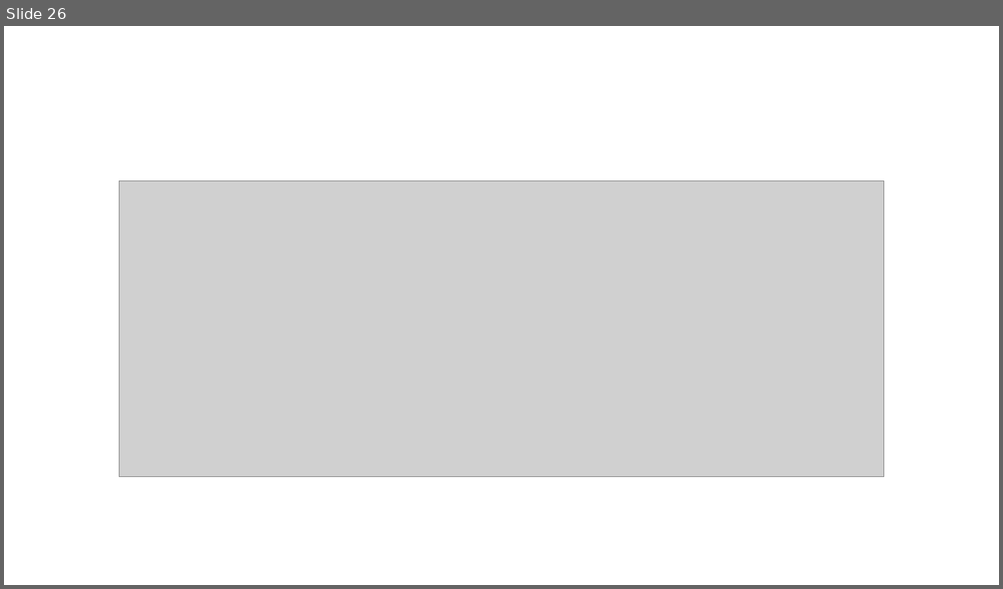
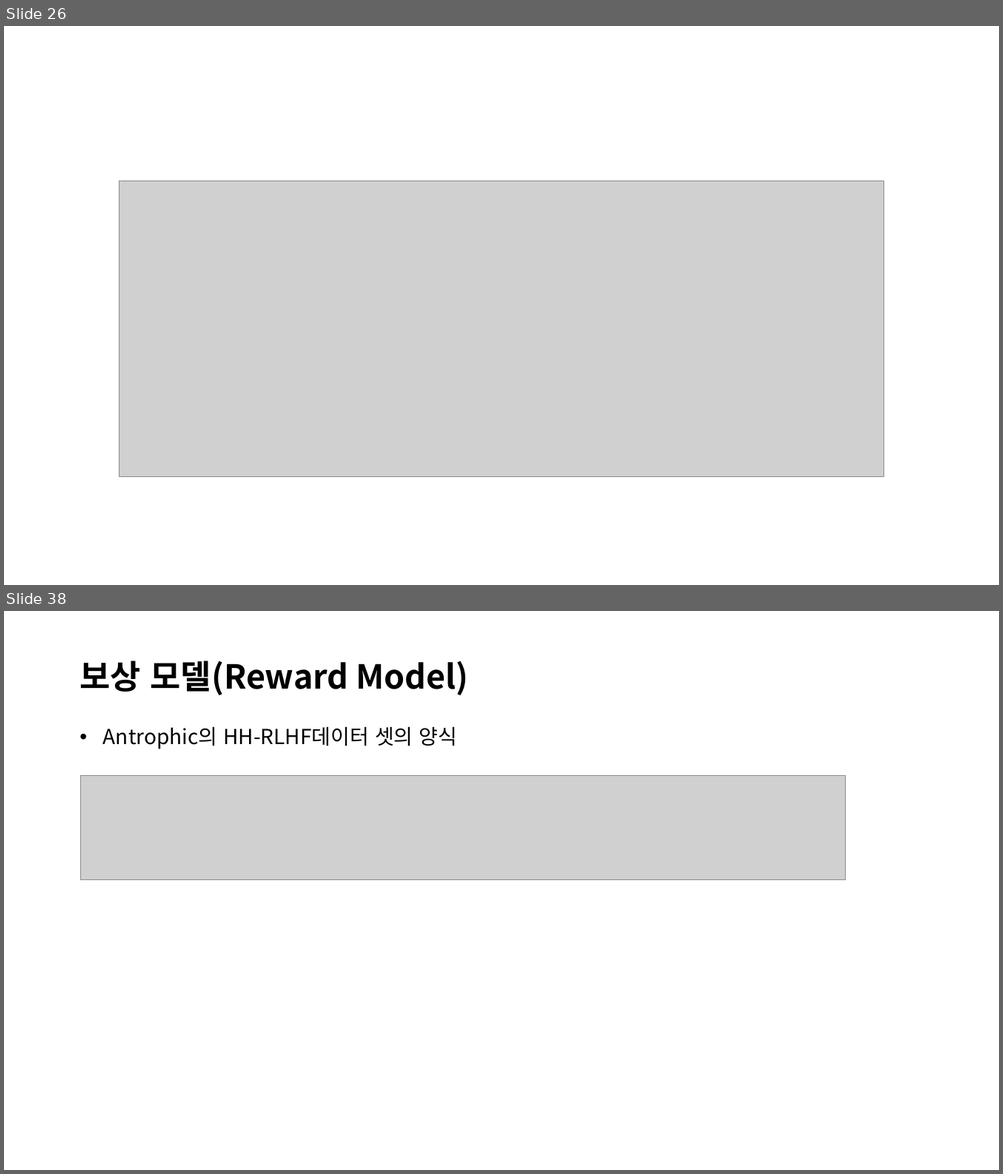
Before and after one commit to restful3/ds4th_study, a slide deck: source/AI_Engineering/Ch02_Ch02_Understanding_Foundation_Models_jeong.pptx. Shown one above the other, each under a label of ours: slide 26 before the commit, slides 26 and 38 after it; the slides between them are not shown. The pictures are 1003x589 and 1003x1174 pixels, drawn with LibreOffice and Linux fonts; fonts in the diff are those of the drawing; grey boxes stand for pictures. Boxes give left, top, right and bottom in pixels: in the first picture for what was removed or moved away, otherwise in the second. Text is boxed around its words. In the diff, an @@ line names an element or a change of style, - is before the commit and + after.

```diff
--- a/source/AI_Engineering/Ch02_Ch02_Understanding_Foundation_Models_jeong.pptx
+++ b/source/AI_Engineering/Ch02_Ch02_Understanding_Foundation_Models_jeong.pptx
@@ slide 38 added at (x1=4, y1=611, x2=999, y2=1170), background #FFFFFF @@
@@ title added at (x1=79, y1=661, x2=469, y2=695), 32 pt, text #000000, bold @@
+보상 모델(Reward Model)
@@ text added at (x1=103, y1=726, x2=458, y2=749), 20 pt, text #000000 @@
+• Antrophic의 HH-RLHF데이터 셋의 양식
@@ picture added at (x1=81, y1=776, x2=845, y2=880) @@
```
Also in this commit, not shown: 8 slides changed, 24 other slides added, 1 slide removed, 1 other file.
